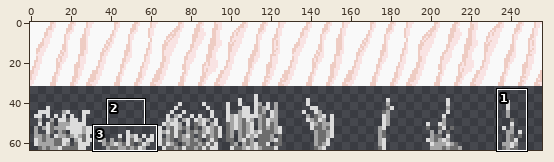
Two states of a sprite sheet, IdleCollector/Content/Textures/atlas.png. Above: a wide view before the commit, with the close-up outlined.
Close-up. Before:
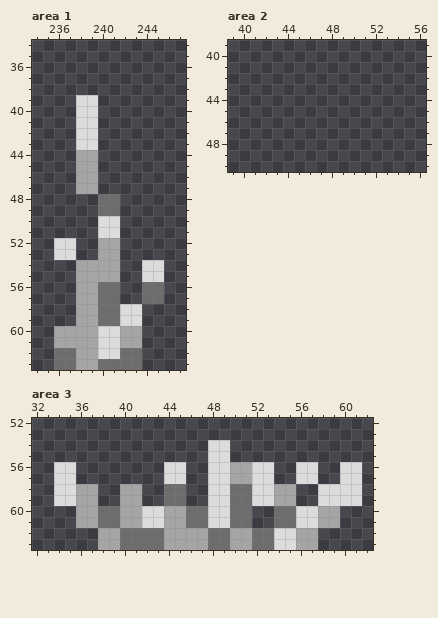
The file is 256x64 pixels. Shown: area 1: x 234..247, y 34..63; area 2: x 39..56, y 39..50; area 3: x 32..62, y 52..63. The commit also changed other parts of the picture, which this record leaves out.
And afterwards:
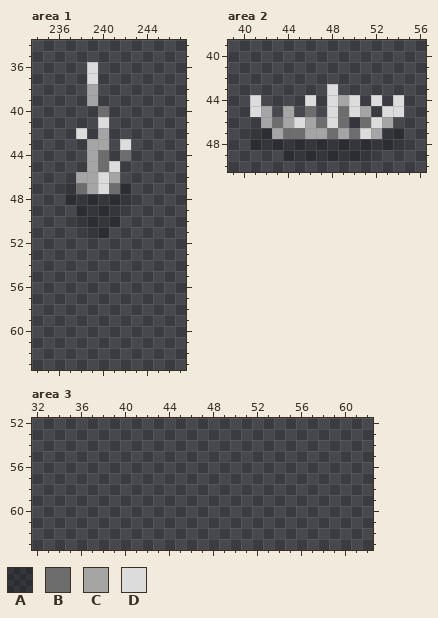
Palette (. is transparent): A #0000003e  B #6d6d6d  C #a5a5a5  D #dcdcdc
From old to new:
Changed rows in their new state; - is an unchanged pixel.
Area 1:
first column x 236:
36 ---D------
37 ---D------
38 ---C------
39 --.C------
40 --..B-----
41 --..D-----
42 ---.C-----
43 --.CC-D---
44 --.-B-B---
45 --.-BD----
46 ----DC----
47 -AB-DBA---
48 -AAAAAA---
49 --AAAA----
50 --AAAA----
51 ---AA.----
52 ..--..----
53 ..--..----
54 --....--..
55 --....--..
56 --....--..
57 --....--..
58 --......--
59 --......--
60 ........--
61 ........--
62 ........--
63 ........--
Area 2:
first column x 41:
43 -------D------
44 D----D-DCD-D-D
45 DC-C-B-DBDC-DD
46 -CBCDCBDBABDC-
47 AACBBCCBCBDCAA
48 AAAAAAAAAAAAAA
49 ---AAAAAAAA---
Area 3:
first column x 34:
54 --------------..------------
55 --------------..------------
56 ..--------..--......--..--..
57 ..--------..--......--..--..
58 ....--..--..--........--....
59 ....--..--..--........--....
60 --................--......--
61 --................--......--
62 ----....................----
63 ----....................----
